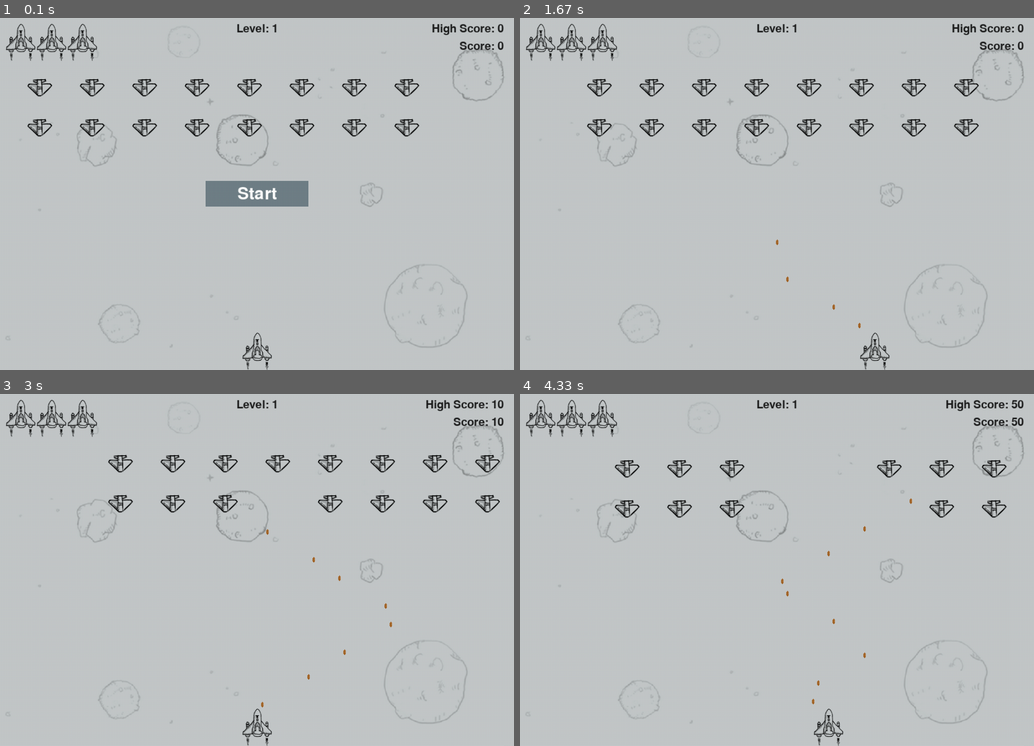
Above: before the commit, frames 1-4 (two rows, left to right).
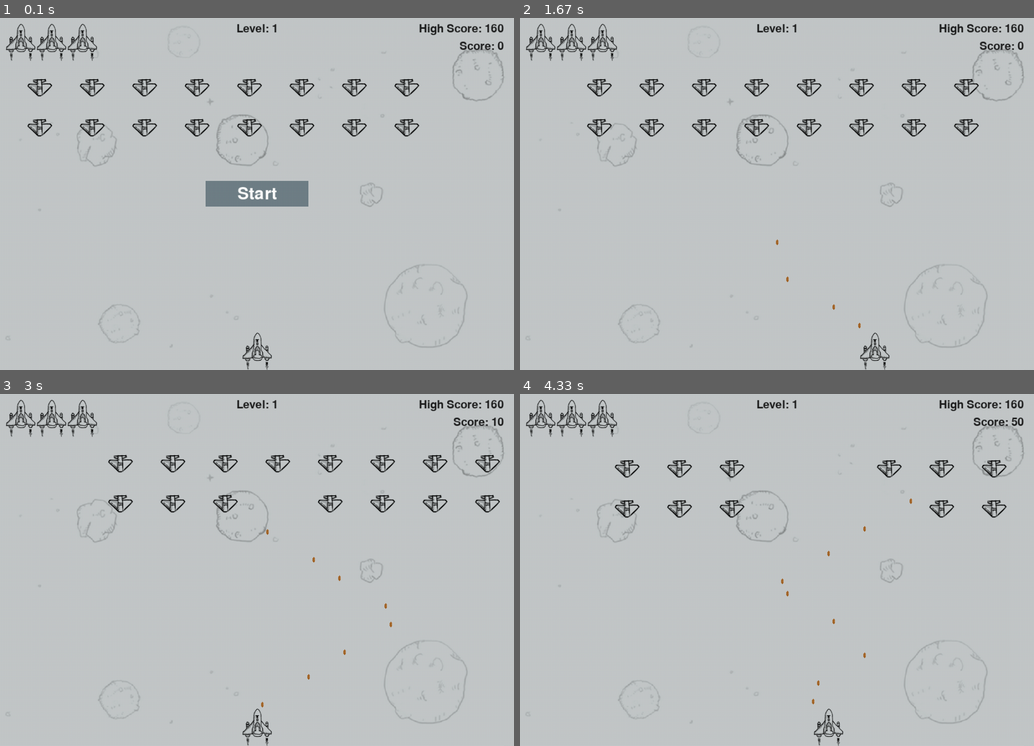
Above: after the commit, the same moments.

Repository: wtraceback/Pygame-Practice
Game: pygame game, started from Plane/main.py
The game is run twice, just before and just after one commit, with the same random seed, the same clock (stepped at 60 frames per second) and the same inputs.
Inputs:
- Up to frame 1 (0.1 s): no input
- Up to frame 2 (1.67 s): click "Start" at 0.38 s; tap Space at 0.67, 1.07, 1.37, 1.57 s; hold Right 1-1.47 s; hold Right from 1.5 s (still down)
- Up to frame 3 (3 s): tap Space at 1.87, 2.07, 2.37, 2.63, 2.93 s; release Right at 1.97 s; hold Left 2-2.53 s; hold Left 2.57-2.97 s
- Up to frame 4 (4.33 s): hold Right 3-3.63 s; tap Space at 3.07, 3.37, 3.73, 4.03, 4.23 s; hold Left 3.67-4.13 s; hold Right from 4.17 s (still down)

The runs differ from the first frame. In frame 1, 0.2% of the frame differs, in the area x 81-97%, y 1-5%; in frame 2, 0.2%; in frame 3, 0.2%; in frame 4, 0.2%.

Commit message:
将最高分存储到 json 文件中，并在游戏开始时加载最高分并显示在画面上

Diff:
--- a/Plane/game_functions.py
+++ b/Plane/game_functions.py
@@ -1,6 +1,7 @@
 import sys
 import pygame
 from time import sleep
+import json
 
 from bullet import Bullet
 from enemy import Enemy
@@ -10,9 +11,10 @@
     """响应按键和鼠标事件"""
     for event in pygame.event.get():
         if event.type == pygame.QUIT:
+            set_stored_high_score(stats)
             sys.exit()
         elif event.type == pygame.KEYDOWN:
-            check_keydown_events(event, sets, screen, fighter)
+            check_keydown_events(event, sets, screen, stats, fighter)
         elif event.type == pygame.KEYUP:
             check_keyup_events(event, fighter)
         elif event.type == pygame.MOUSEBUTTONDOWN:
@@ -20,7 +22,7 @@
             check_click_start_butn(sets, screen, stats, score_board, fighter, start_butn, pos)
 
 
-def check_keydown_events(event, sets, screen, fighter):
+def check_keydown_events(event, sets, screen, stats, fighter):
     """响应按键"""
     if event.key == pygame.K_LEFT:
         fighter.moving_left = True
@@ -29,6 +31,7 @@
     elif event.key == pygame.K_SPACE:
         fire_bullet(sets, screen, fighter)
     elif event.key == pygame.K_q:
+        set_stored_high_score(stats)
         sys.exit()
 
 
@@ -265,7 +268,7 @@
         fighter_hit(sets, screen, stats, score_board, fighter)
 
     # 检测是否有敌人战机到达了屏幕底端
-    check_enemy_arrive_bottom(sets, screen, stats, fighter)
+    check_enemy_arrive_bottom(sets, screen, stats, score_board, fighter)
 
 
 def check_fleet_edges(sets):
@@ -298,6 +301,7 @@
         # 将 战斗机 减一
         stats.fighter_left -= 1
         # 更新左上角的战斗机的显示数目
+        # score_board.fighters.pop()
         score_board.prepare_fighters()
 
         # 清空 子弹列表
@@ -321,12 +325,12 @@
         pygame.mouse.set_visible(True)
 
 
-def check_enemy_arrive_bottom(sets, screen, stats, fighter):
+def check_enemy_arrive_bottom(sets, screen, stats, score_board, fighter):
     """检查是否有敌人战机到达了屏幕底端"""
     screen_rect = screen.get_rect()
     for e in sets.enemy_list:
         if e.rect.bottom >= screen_rect.bottom:
-            fighter_hit(sets, screen, stats, fighter)
+            fighter_hit(sets, screen, stats, score_board, fighter)
             break
 
 
@@ -340,3 +344,37 @@
     if stats.score > stats.high_score:
         stats.high_score = stats.score
         score_board.prepare_high_score_text()
+
+
+def get_stored_high_score(stats):
+    """从 json 文件加载 历史最高分"""
+    try:
+        # Python 在当前执行的文件所在的目录中查找指定的文件
+        filename = 'history_high_score.json'
+        with open(filename) as file_obj:
+            data = json.load(file_obj)
+    except:
+        # 如果读取数据失败(文件不存在或格式错误)，则使用默认值
+        pass
+    else:
+        # 防止获取 history_high_score 属性失败
+        try:
+            # 如果为 0 或者是文件读取错误，则使用默认值
+            if data['history_high_score'] > 0:
+                stats.high_score = data['history_high_score']
+                stats.history_high_score = data['history_high_score']
+        except:
+            # 文件数据格式没有 history_high_score 属性
+            pass
+
+
+def set_stored_high_score(stats):
+    """当前分数超过历史最高分，则将最高分保存至 json 文件中"""
+    if stats.high_score > stats.history_high_score:
+        data = {
+            'history_high_score': int(round(stats.high_score, -1))
+        }
+
+        filename = 'history_high_score.json'
+        with open(filename, 'w') as file_obj:
+            json.dump(data, file_obj)
--- a/Plane/game_stats.py
+++ b/Plane/game_stats.py
@@ -11,6 +11,9 @@
         # 最高分
         self.high_score = 0
 
+        # json 文件中的历史最高分
+        self.history_high_score = 0
+
     def reset_stats(self):
         """初始化在游戏运行期间可能变化的统计信息"""
         self.fighter_left = self.sets.fighter_max_num
--- /dev/null
+++ b/Plane/history_high_score.json
@@ -0,0 +1 @@
+{"history_high_score": 160}
--- a/Plane/main.py
+++ b/Plane/main.py
@@ -19,6 +19,9 @@
 
     # 创建一个用于存储游戏统计信息的实例
     stats = GameStats(sets)
+
+    # 读取 json 文件中的历史最高分
+    gf.get_stored_high_score(stats)
 
     # 创建计分相关信息
     score_board = Scoreboard(sets, screen, stats)
